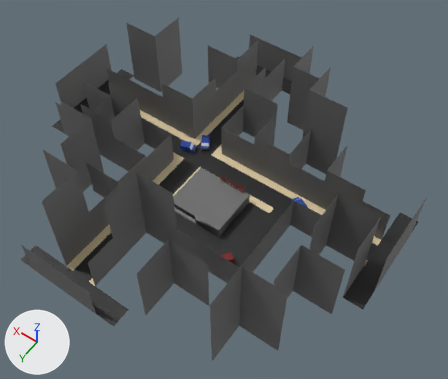
The FBX model PirateJam16/Assets/_Assets/Level.fbx as it was, and as the next commit left it.
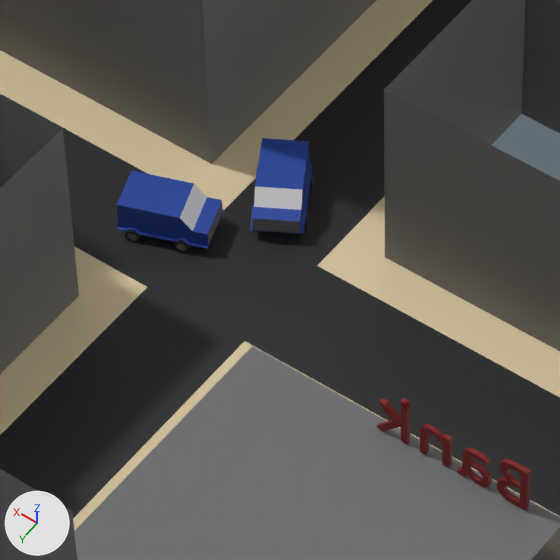
The first picture shows the older version from a 50 mm camera at (-57.1, 74.6, 124.4) aimed at (-3.6, -0.2, 6.8). The close-ups show both versions on the part from 36% to 56% of the width and 30% to 53% of the height of that picture; other places that the commit changed are outside them. Arrows for +X, +Y and +Z are at lower left; the lights stay in place. Where no turn or scale is listed for an object, it has been applied to the vertices.

The scene before the commit, as lines of its bpy script (objects in view):
```python
me_mesh_022 = bpy.data.meshes.new('Mesh.022')
me_mesh_022.from_pydata(...)  # 36 vertices, 17 faces; spans x 5.0..101.0, y -42.0..47.0, z 0.0
me_mesh_022.materials.append(mat_texture_mat)  # picture img_texture_mat_diffuse_png
me_mesh_025 = bpy.data.meshes.new('Mesh.025')
me_mesh_025.from_pydata(...)  # 200 vertices, 222 faces; spans x -119.0..119.0, y 0.0..192.0, z -195.0..195.0
me_mesh_025.materials.append(mat_texture_mat)  # picture img_texture_mat_diffuse_png
me_mesh_026 = bpy.data.meshes.new('Mesh.026')
me_mesh_026.from_pydata(...)  # 200 vertices, 222 faces; spans x -119.0..119.0, y 0.0..192.0, z -195.0..195.0
me_mesh_026.materials.append(mat_texture_mat)  # picture img_texture_mat_diffuse_png
ob_policevan_02 = bpy.data.objects.new('PoliceVan_02', me_mesh_025)
ob_policevan_02.parent = ob_vans
ob_policevan_02.location = (1219.0, 0.0, 1384.0)
ob_policevan_02.rotation_euler = (0.0, -2.608, 0.0)  # degrees (0, -149, 0)
ob_policevan_03 = bpy.data.objects.new('PoliceVan_03', me_mesh_026)
ob_policevan_03.parent = ob_vans
ob_policevan_03.location = (1518.0, 0.0, 1014.0)
ob_policevan_03.rotation_euler = (0.0, -1.225, 0.0)  # degrees (0, -70, 0)
ob_road = bpy.data.objects.new('Road', me_mesh_022)
ob_road.location = (-50.0, -7.0, 0.0)
# also in view: 'BankSign' at (-3.0, -4.5, 4.3); 'Bank_Building' at (-0.5, 1.5, 1.5); 'Cityscape' at (3.0, -4.5, 12.5); 'Sidewalk' at (3.0, -4.5, 0.0)
```
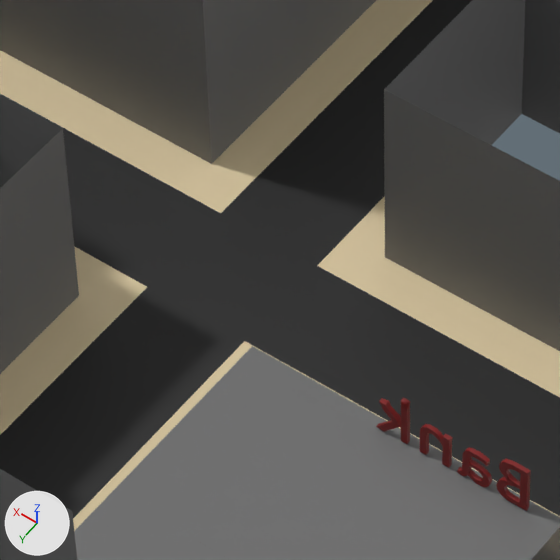
What differs and where, as boxes (x1, y1, x2, y2) in the close-ups (560 x 560 px):
'PoliceVan_03', moved, turned (not visible afterwards): before (117, 170, 224, 253)
'PoliceVan_02', moved, turned (not visible afterwards): before (250, 138, 314, 234)

The change, as a list of edits to the scene's bpy script:
```text
Change ob_policevan_03:
    ob_policevan_03.location: (1518.0, 0.0, 1014.0) -> (4864.0, 0.0, -7.348)
    ob_policevan_03.rotation_euler: (0.0, -1.225, 0.0) -> (0.0, 0.0774, 0.0)  # degrees (0, -70, 0) -> degrees (0, 4.4, 0)
Change ob_policevan_02:
    ob_policevan_02.location: (1219.0, 0.0, 1384.0) -> (301.9, 0.0, 4613.0)
    ob_policevan_02.rotation_euler: (0.0, -2.608, 0.0) -> (0.0, 1.638, 0.0)  # degrees (0, -149, 0) -> degrees (0, 94, 0)
```
